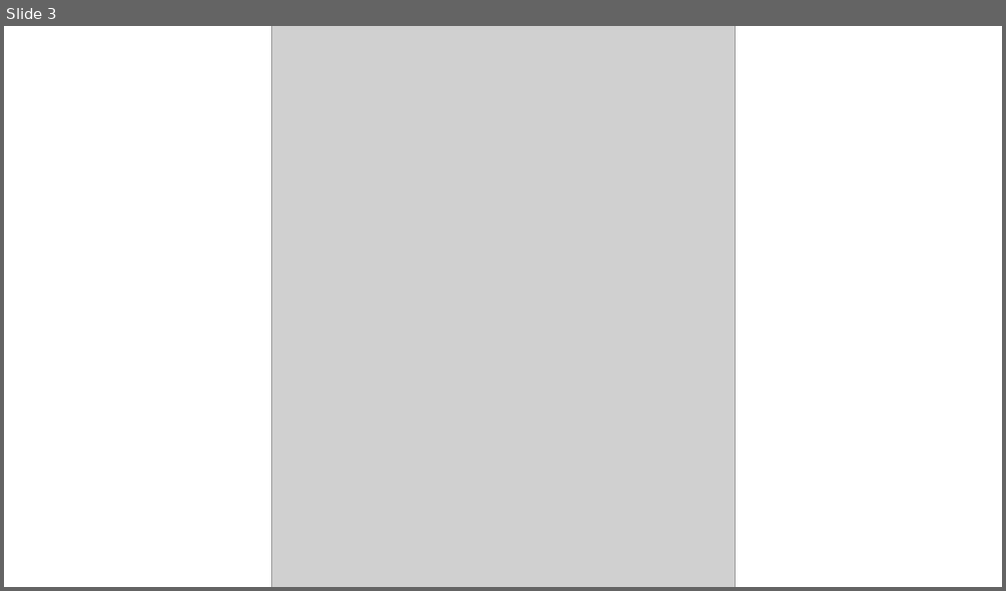
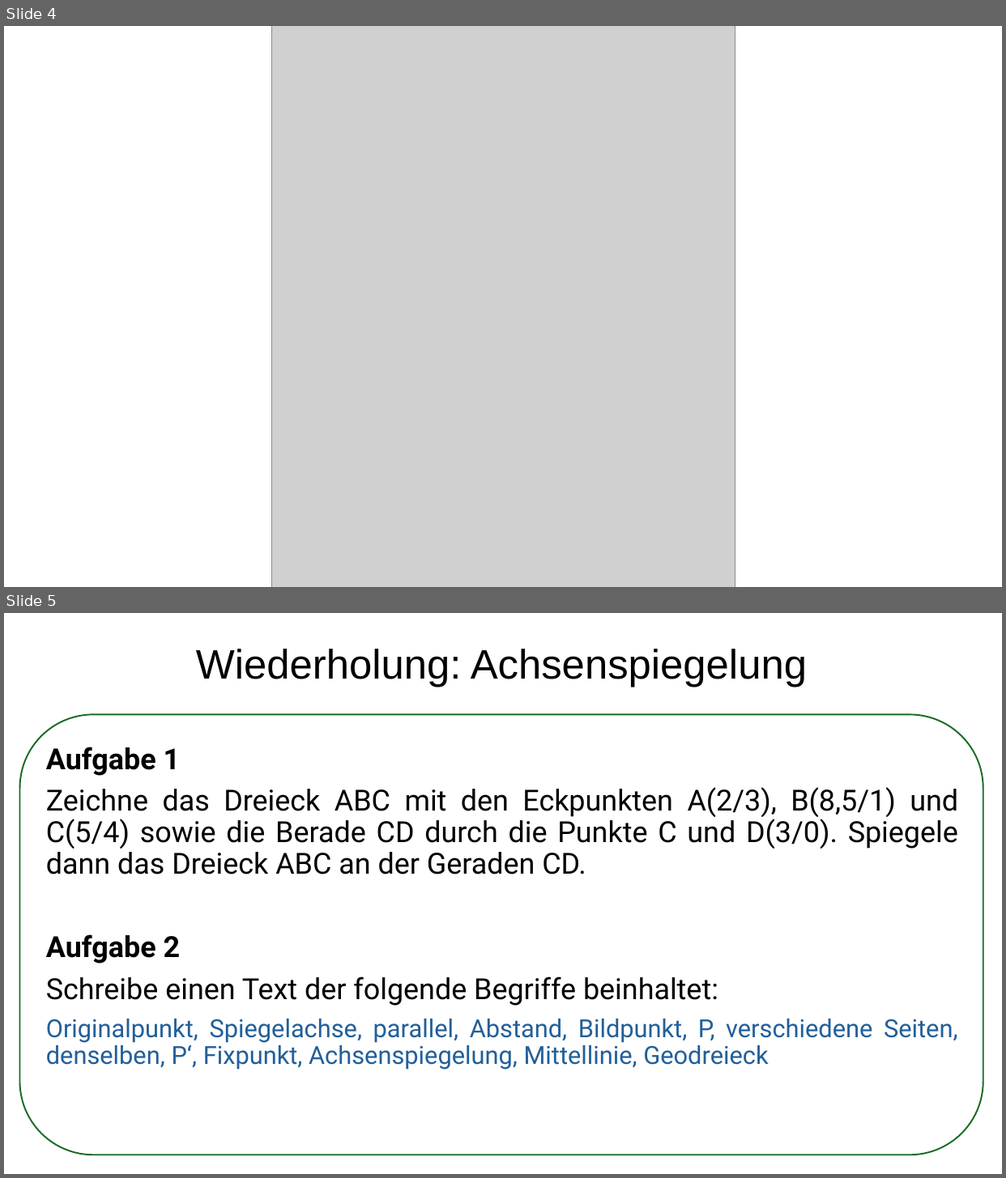
Before and after one commit to arvicodes/JohnnyMonkey, a slide deck: J-M-Reihen/Mathe/Klasse 7/Kap.3 - Geometrische Abbildungen/#_Reihenplan.pptx. Shown one above the other, each under a label of ours: slide 3 before the commit, slides 4 and 5 after it. The pictures are 1006x591 and 1006x1178 pixels, drawn with LibreOffice and Linux fonts; fonts in the diff are those of the drawing; grey boxes stand for pictures. Boxes give left, top, right and bottom in pixels: in the first picture for what was removed or moved away, otherwise in the second. Text is boxed around its words. In the diff, an @@ line names an element or a change of style, - is before the commit and + after.

```diff
--- a/J-M-Reihen/Mathe/Klasse 7/Kap.3 - Geometrische Abbildungen/#_Reihenplan.pptx
+++ b/J-M-Reihen/Mathe/Klasse 7/Kap.3 - Geometrische Abbildungen/#_Reihenplan.pptx
@@ slide 5 added at (x1=4, y1=613, x2=1002, y2=1174), background #FFFFFF @@
@@ text added at (x1=196, y1=649, x2=807, y2=688), 39.6 pt, text #000000 @@
+Wiederholung: Achsenspiegelung
@@ rounded rectangle added at (x1=19, y1=715, x2=983, y2=1156), fill #FFFFFF, outline #196B24 1.5 pt @@
@@ text added at (x1=46, y1=747, x2=958, y2=1070), 28 pt, text #000000 @@
+Aufgabe 1
+Zeichne das Dreieck ABC mit den Eckpunkten A(2/3), B(8,5/1) und C(5/4) sowie die Berade CD durch die Punkte C und D(3/0). Spiegele dann das Dreieck ABC an der Geraden CD.
+Aufgabe 2
+Schreibe einen Text der folgende Begriffe beinhaltet:
+Originalpunkt, Spiegelachse, parallel, Abstand, Bildpunkt, P, verschiedene Seiten, denselben, P‘, Fixpunkt, Achsenspiegelung, Mittellinie, Geodreieck
@@ what was slide 3 is now slide 4 @@
```
Also in this commit, not shown: 1 slide changed, 8 other slides added, 43 other files.
